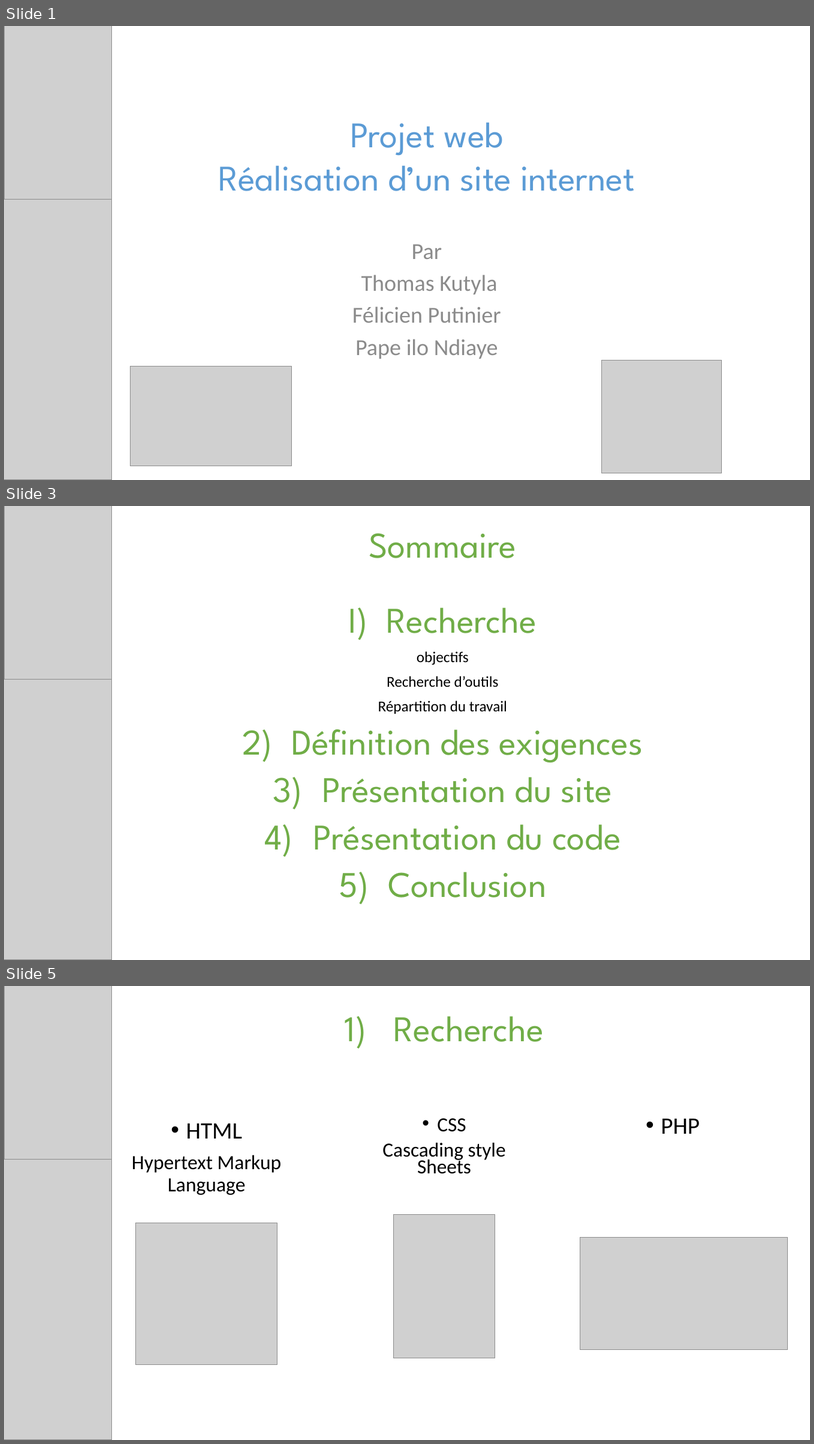
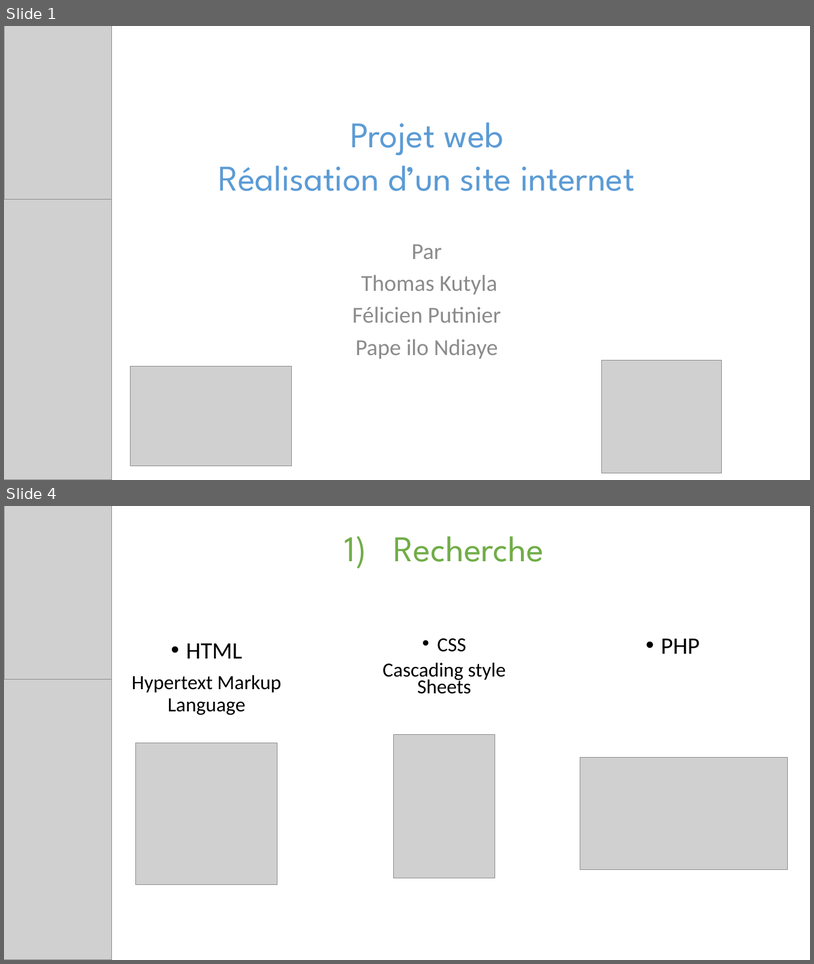
Before and after one commit to eehP/WeebProject, a slide deck: Présentation.pptx. Shown one above the other, each under a label of ours: slides 1, 3 and 5 before the commit, slides 1 and 4 after it; the slides between them are not shown. The pictures are 814x1444 and 814x964 pixels, drawn with LibreOffice and Linux fonts; fonts in the diff are those of the drawing; grey boxes stand for pictures. Boxes give left, top, right and bottom in pixels: in the first picture for what was removed or moved away, otherwise in the second. Text is boxed around its words. In the diff, an @@ line names an element or a change of style, - is before the commit and + after.

```diff
--- a/Présentation.pptx
+++ b/Présentation.pptx
@@ slide 3 removed at (x1=4, y1=506, x2=810, y2=960), background #FFFFFF @@
@@ picture removed at (x1=4, y1=506, x2=111, y2=896) @@
@@ title removed at (x1=369, y1=533, x2=516, y2=558) @@
-Sommaire
@@ text removed at (x1=291, y1=607, x2=643, y2=897) @@
-1. Recherche
-objectifs
-Recherche d’outils
-Répartition du travail
-2) Définition des exigences
-3) Présentation du site
-4) Présentation du code
-5) Conclusion
@@ picture removed at (x1=4, y1=679, x2=111, y2=960) @@
@@ what was slide 5 is now slide 4 @@
```
Also in this commit, not shown: 4 slides changed, 1 slide added.
